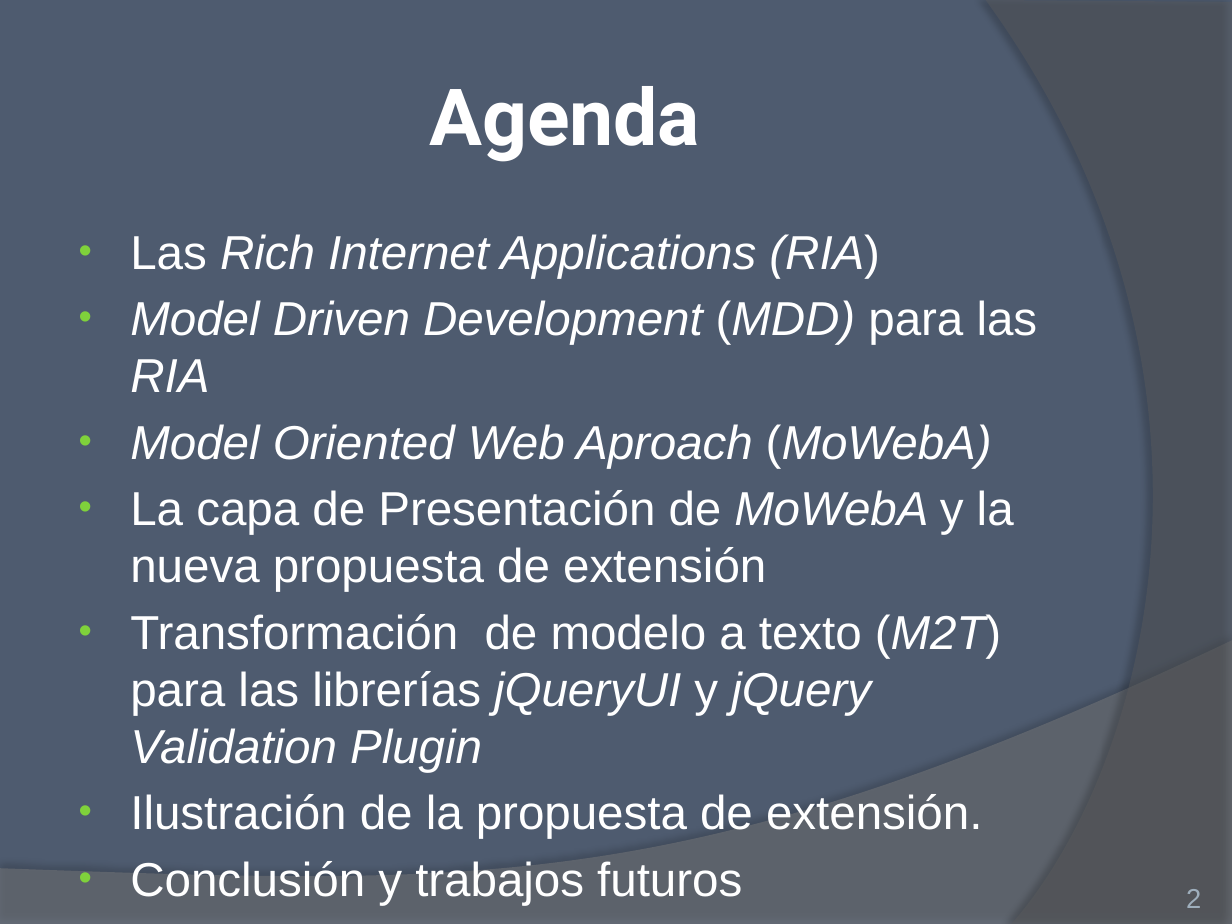
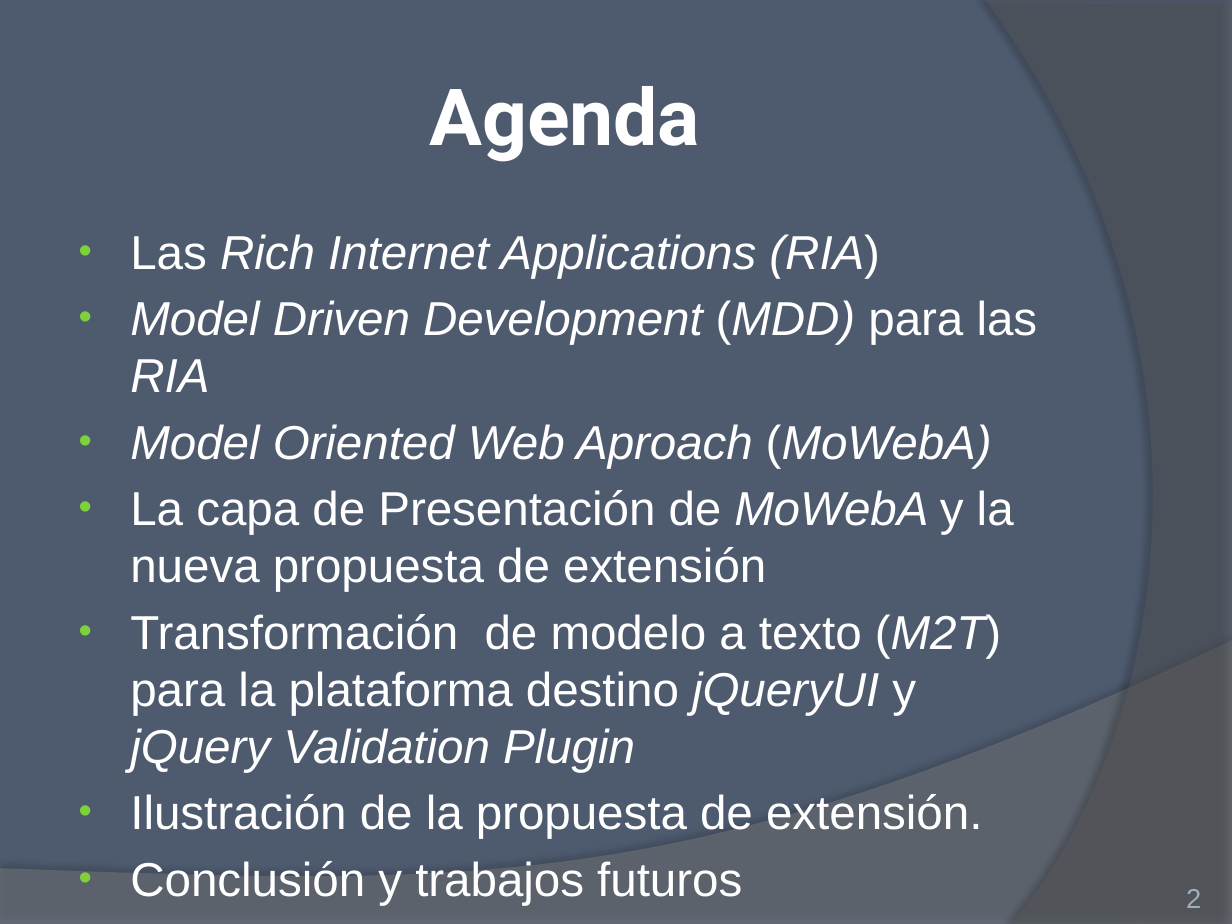
Before and after one commit to ivalop81/Metamodelo-Cybse2016, a slide deck: slide 2 of Presentacion final .pptx. Drawn at 1232x924 pixels with LibreOffice and Linux fonts; fonts in the diff are those of the drawing. Boxes give left, top, right and bottom in pixels: in the first picture for what was removed or moved away, otherwise in the second. Text is boxed around its words. In the diff, an @@ line names an element or a change of style, - is before the commit and + after.

```diff
--- a/Presentacion final .pptx
+++ b/Presentacion final .pptx
@@ text at <box>130,614,1001,772</box>: text changed @@
-• Transformación de modelo a texto (M2T) para las librerías jQueryUI y jQuery Validation Plugin
+• Transformación de modelo a texto (M2T) para la plataforma destino jQueryUI y jQuery Validation Plugin
```
Also in this commit, not shown: 7 other slides changed, 1 slide removed, 7 other files.
